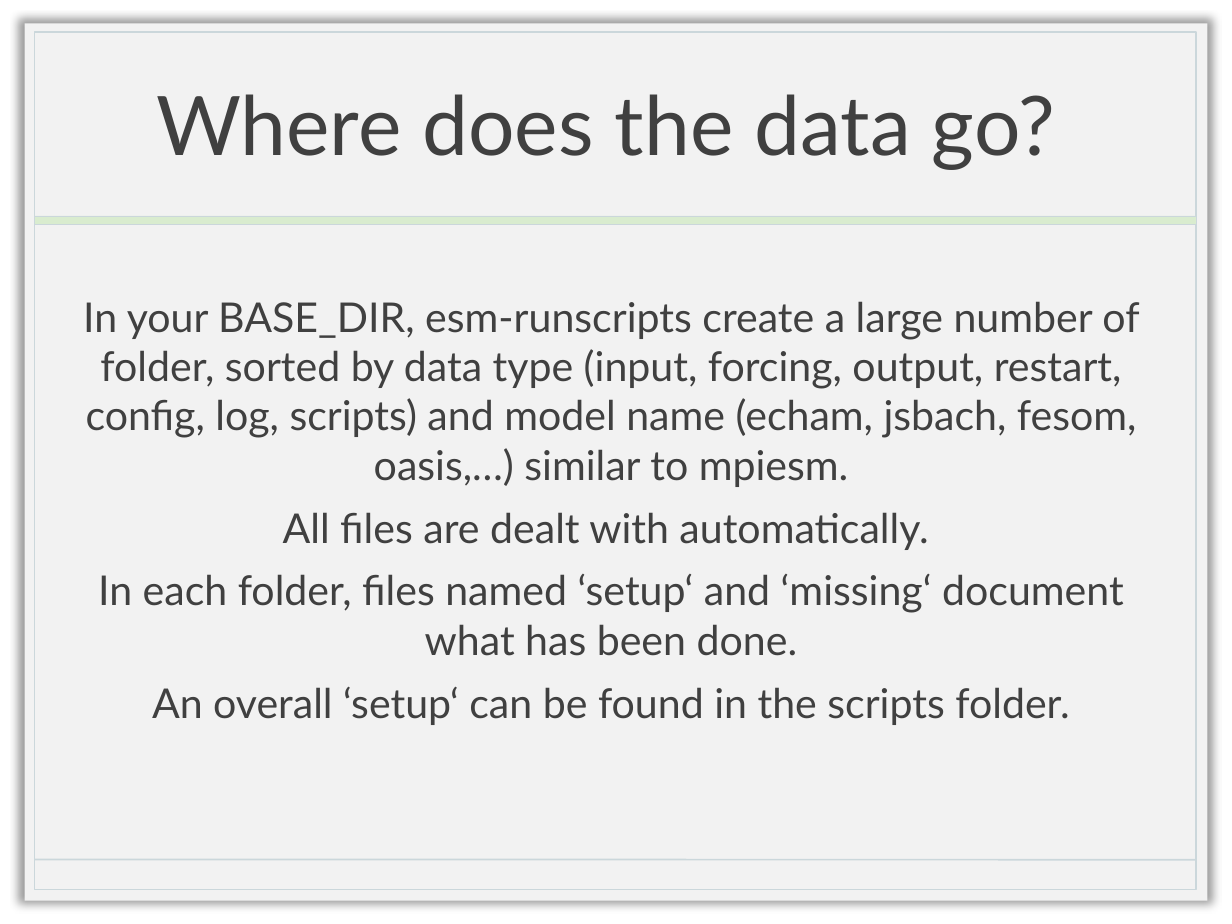
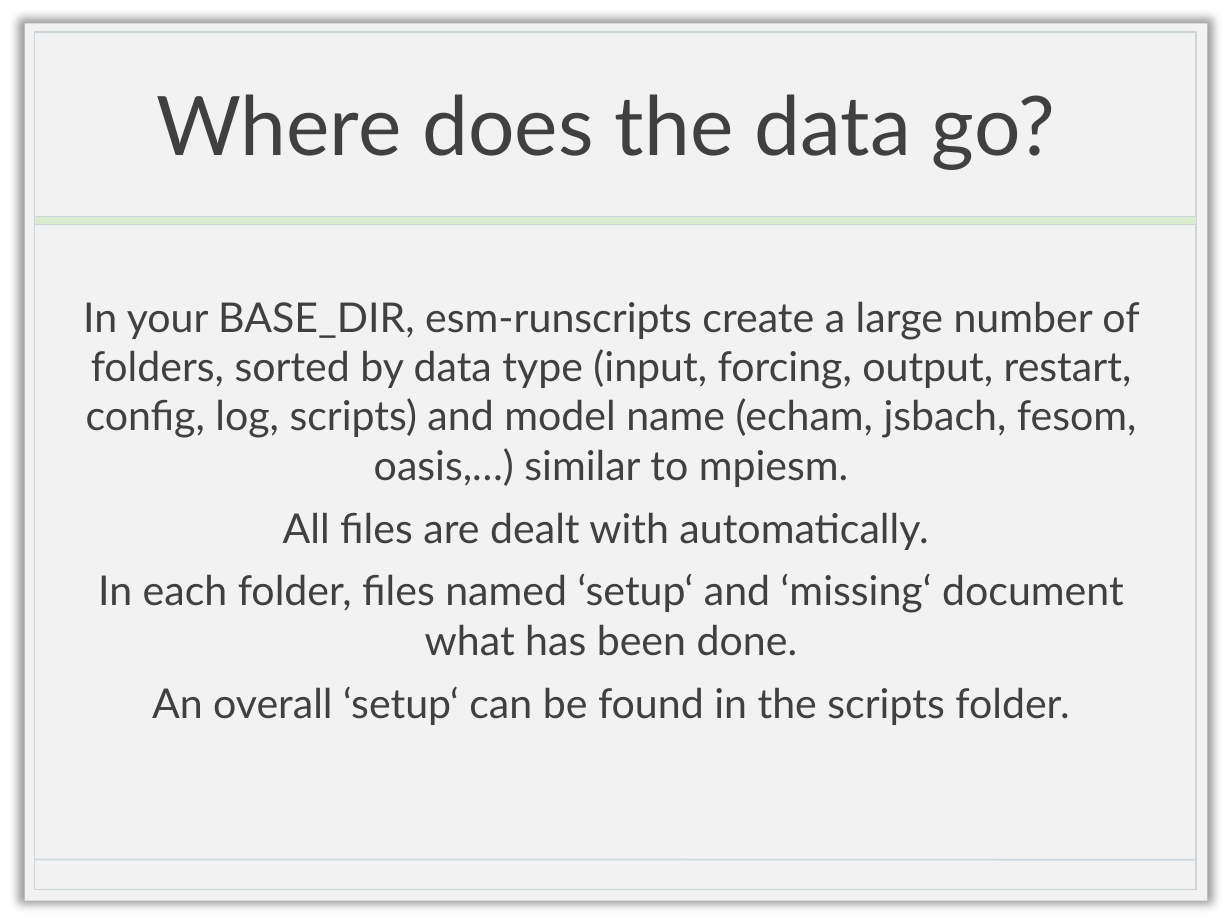
Before and after one commit to esm-tools/esm_workshop, a slide deck: slide 12 of esm-runscripts.pptx. Drawn at 1232x924 pixels with LibreOffice and Linux fonts; fonts in the diff are those of the drawing; background and template pictures are left out. Boxes give left, top, right and bottom in pixels: in the first picture for what was removed or moved away, otherwise in the second. Text is boxed around its words. In the diff, an @@ line names an element or a change of style, - is before the commit and + after.

```diff
--- a/esm-runscripts.pptx
+++ b/esm-runscripts.pptx
@@ text at [83,301,1139,487]: text changed @@
-In your BASE_DIR, esm-runscripts create a large number of folder, sorted by data type (input, forcing, output, restart, config, log, scripts) and model name (echam, jsbach, fesom, oasis,…) similar to mpiesm.
+In your BASE_DIR, esm-runscripts create a large number of folders, sorted by data type (input, forcing, output, restart, config, log, scripts) and model name (echam, jsbach, fesom, oasis,…) similar to mpiesm.
```
Also in this commit, not shown: 2 other slides changed, 3 slides added, 1 slide removed, 4 other files.
